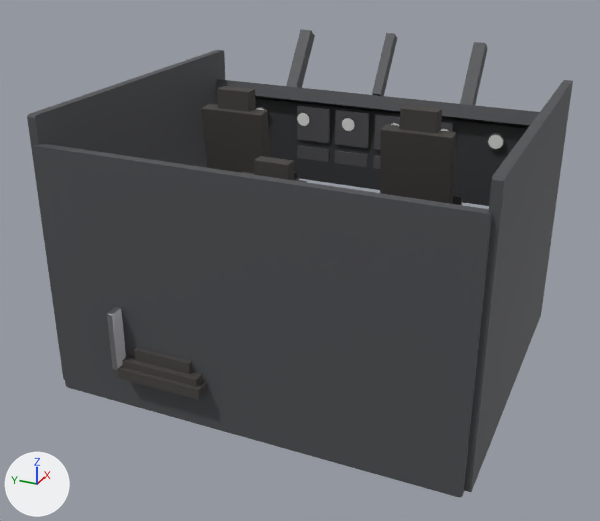
Renders of the FBX model B-2 Spirit/Shapes/Cockpit_Source/B2_Spirit_Cockpit_Blockout.fbx from each side of a commit.
Camera for both pictures: a 50 mm lens placed at (1.54, -2.06, 3.64), pointed at (6.31, 0.09, 1.25). The lights are fixed; the arrows at lower left show +X, +Y and +Z. The first picture is the older version. Where no turn or scale is listed for an object, it has been applied to the vertices.

Before the edit, the objects in view are built like this:
```python
me_crewrest_pillow_mesh_001 = bpy.data.meshes.new('CrewRest_Pillow_Mesh.001')
me_crewrest_pillow_mesh_001.from_pydata(...)  # 56 vertices, 54 faces; spans x -0.11..0.11, y -0.2..0.2, z -0.04..0.04
me_crewrest_pillow_mesh_001.materials.append(mat_b2_cockpit_seat_mat)  # dark grey #45423f
me_interior_wall_l_mesh_001 = bpy.data.meshes.new('Interior_Wall_L_Mesh.001')
me_interior_wall_l_mesh_001.from_pydata(...)  # 56 vertices, 54 faces; spans x -1.15..1.15, y -0.03..0.03, z -0.93..0.93
me_interior_wall_l_mesh_001.materials.append(mat_b2_cockpit_trim_mat)  # dark grey #4d4f52
me_windscreen_post_r_mesh_001 = bpy.data.meshes.new('Windscreen_Post_R_Mesh.001')
me_windscreen_post_r_mesh_001.from_pydata(...)  # 56 vertices, 54 faces; spans x -0.198..0.198, y -0.045..0.045, z -0.253..0.253
me_windscreen_post_r_mesh_001.materials.append(mat_b2_cockpit_trim_mat)  # dark grey #4d4f52
ob_crewrest_pillow = bpy.data.objects.new('CrewRest_Pillow', me_crewrest_pillow_mesh_001)
ob_crewrest_pillow.location = (5.35, 0.55, 0.92)
ob_interior_wall_l = bpy.data.objects.new('Interior_Wall_L', me_interior_wall_l_mesh_001)
ob_interior_wall_l.location = (6.45, 1.38, 1.45)
ob_windscreen_post_r = bpy.data.objects.new('Windscreen_Post_R', me_windscreen_post_r_mesh_001)
ob_windscreen_post_r.location = (7.66, -0.7, 2.3)
# also in view: 'Panel_Main' at (7.52, 0.0, 1.72); 'Pilot_Seat_Back' at (6.5, 0.65, 1.83); 'Copilot_Seat_Back' at (6.5, -0.65, 1.83); 'Pilot_Seat_Headrest' at (6.5, 0.65, 2.27); 'Windscreen_Center' at (7.7, 0.0, 2.34)
```
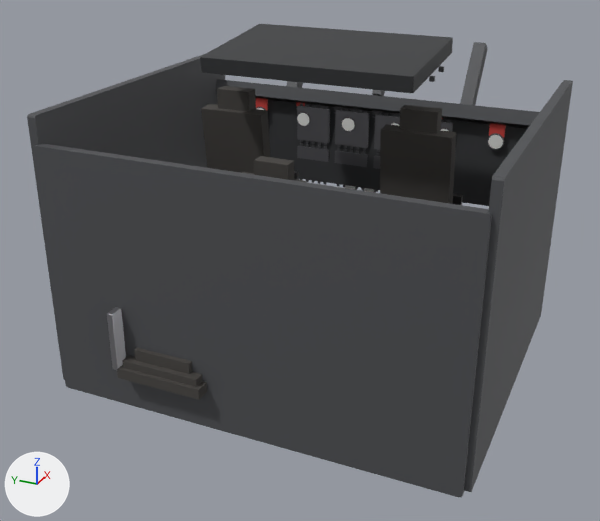
Pixel boxes (x1, y1, x2, y2) of what changed, in the pictures (600 x 521 px):
'Overhead_Panel', added
    after: (200, 24, 453, 93)
'MasterCaution_R', added
    after: (489, 123, 506, 138)
'MasterCaution_L', added
    after: (256, 98, 268, 110)

What changed in the scene script:
```text
Add me_overhead_panel_mesh_001:
    me_overhead_panel_mesh_001.from_pydata(...)  # 56 vertices, 54 faces; spans x -0.428..0.428, y -0.7..0.7, z -0.094..0.094
    me_overhead_panel_mesh_001.materials.append(mat_b2_cockpit_panel_mat)  # dark grey #353638
Add me_mastercaution_r_mesh_001:
    me_mastercaution_r_mesh_001.from_pydata(...)  # 56 vertices, 54 faces; spans x -0.01..0.01, y -0.055..0.055, z -0.045..0.045
    me_mastercaution_r_mesh_001.materials.append(mat_b2_cockpit_flag_mat)  # red #d3453f
Add ob_overhead_panel:
    ob_overhead_panel = bpy.data.objects.new('Overhead_Panel', me_overhead_panel_mesh_001)
    ob_overhead_panel.location = (6.55, 0.0, 2.62)
Add ob_mastercaution_r:
    ob_mastercaution_r = bpy.data.objects.new('MasterCaution_R', me_mastercaution_r_mesh_001)
    ob_mastercaution_r.location = (7.46, -0.95, 2.0)
Add ob_mastercaution_l:
    ob_mastercaution_l = bpy.data.objects.new('MasterCaution_L', me_mastercaution_r_mesh_001.copy())
    ob_mastercaution_l.location = (7.46, 0.95, 2.0)
```
